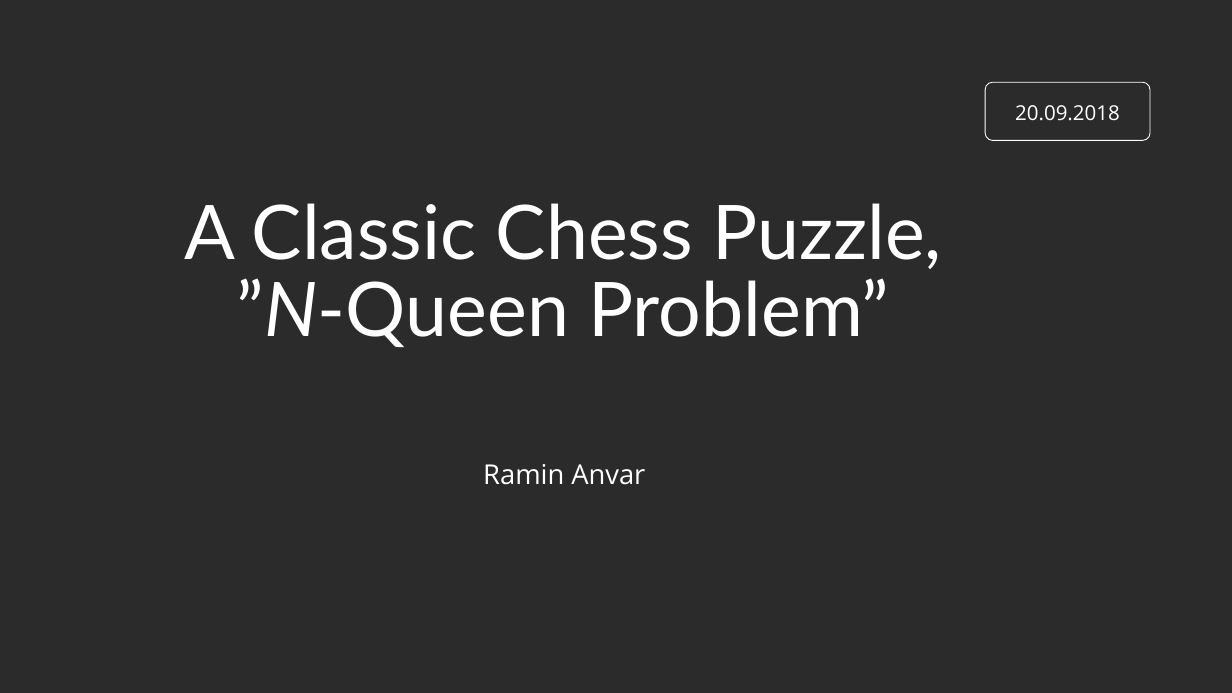
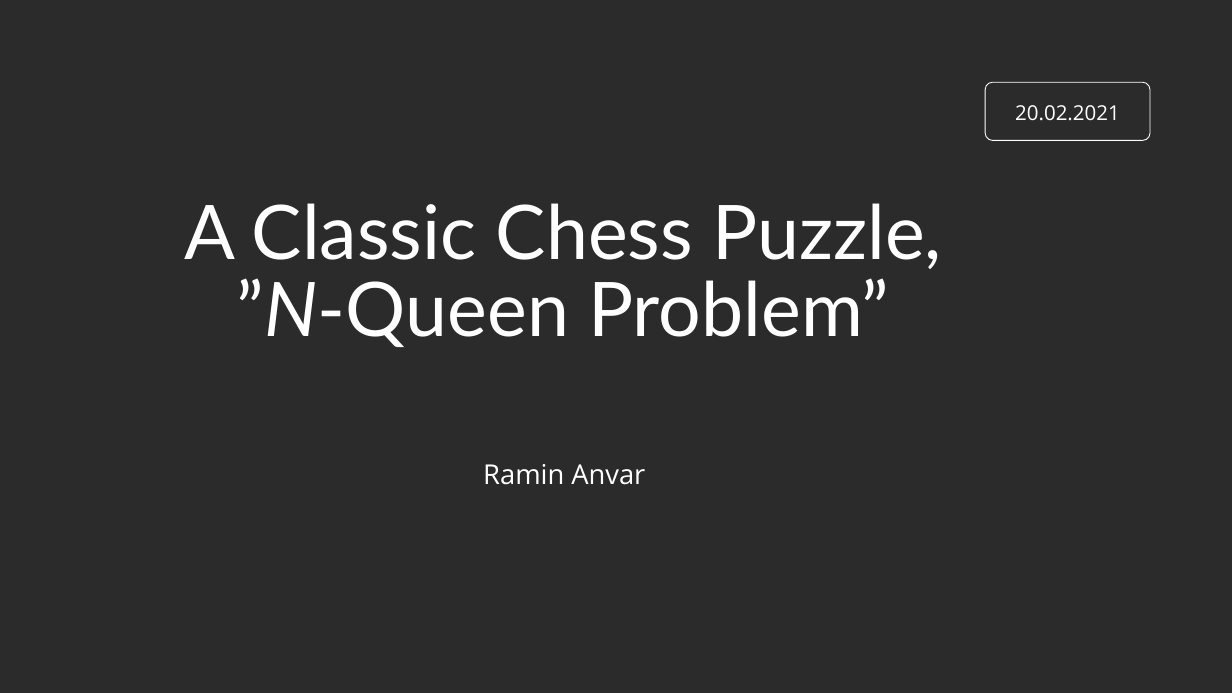
Before and after one commit to ramina1964/NQueenCore, a slide deck: slide 1 of Documentation/NQueen Presentation.pptx. Drawn at 1232x693 pixels with LibreOffice and Linux fonts; fonts in the diff are those of the drawing; background and template pictures are left out; a plain dark background stands for a picture behind light text. Boxes give left, top, right and bottom in pixels: in the first picture for what was removed or moved away, otherwise in the second. Text is boxed around its words. In the diff, an @@ line names an element or a change of style, - is before the commit and + after.

```diff
--- a/Documentation/NQueen Presentation.pptx
+++ b/Documentation/NQueen Presentation.pptx
@@ text at (1015, 105, 1120, 121): text changed @@
-20.09.2018
+20.02.2021
```
Also in this commit, not shown: 3 other slides changed, 9 slides removed, 2 other files.
